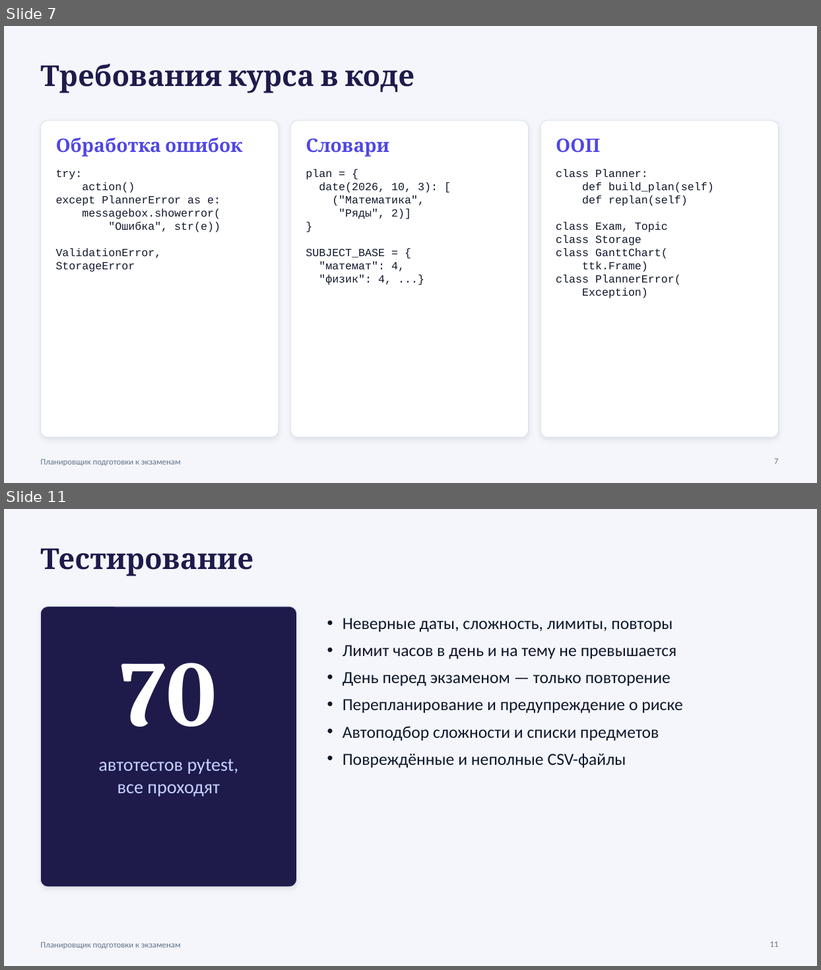
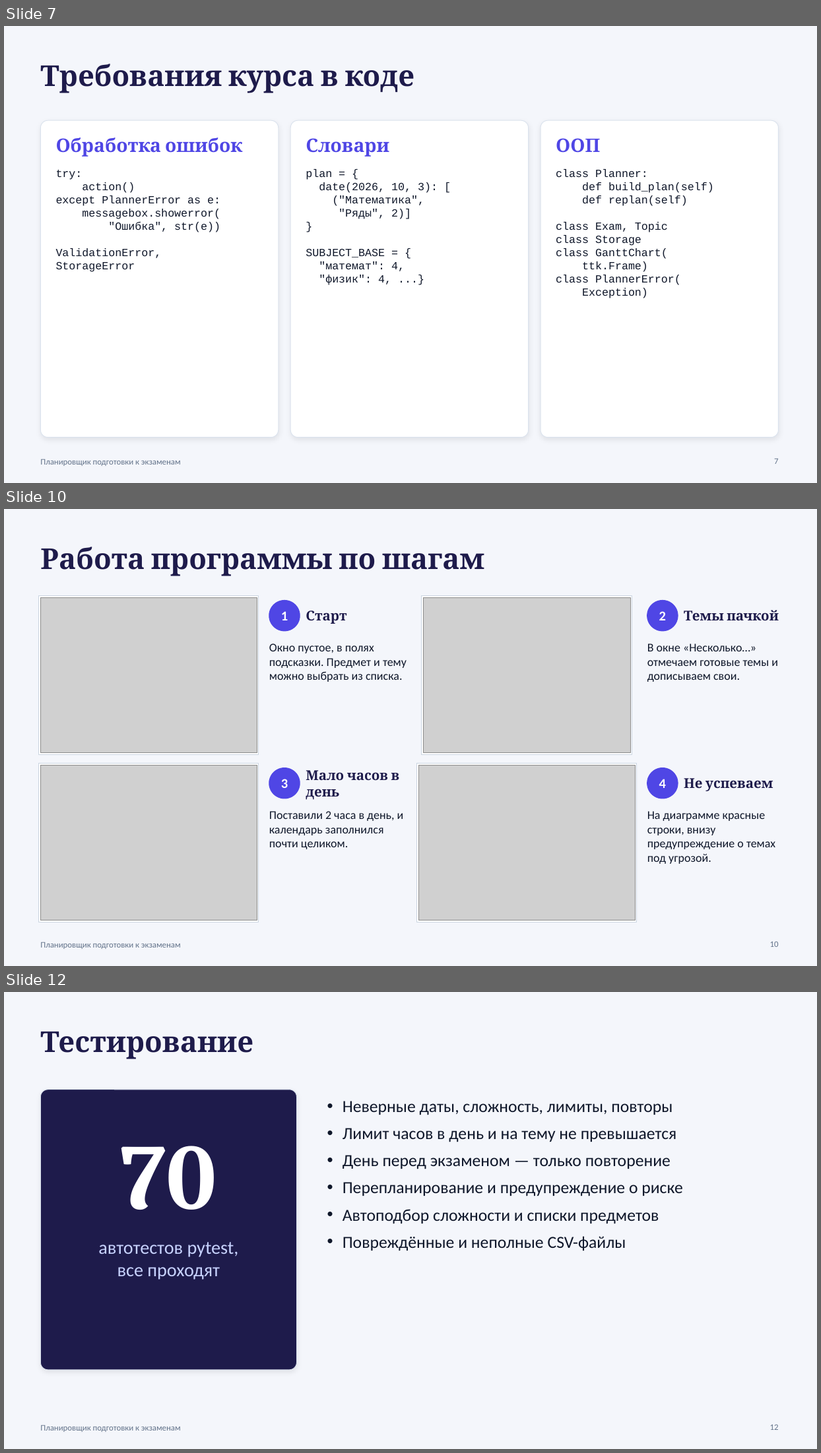
Before and after one commit to leywinkw/exam-planner, a slide deck: docs/Презентация_Планировщик_экзаменов.pptx. Shown one above the other, each under a label of ours: slides 7 and 11 before the commit, slides 7, 10 and 12 after it; the slides between them are not shown. The pictures are 821x970 and 821x1453 pixels, drawn with LibreOffice and Linux fonts; fonts in the diff are those of the drawing; grey boxes stand for pictures. Boxes give left, top, right and bottom in pixels: in the first picture for what was removed or moved away, otherwise in the second. Text is boxed around its words. In the diff, an @@ line names an element or a change of style, - is before the commit and + after.

```diff
--- a/docs/Презентация_Планировщик_экзаменов.pptx
+++ b/docs/Презентация_Планировщик_экзаменов.pptx
@@ slide 10 added at (4,509,817,966), background #F4F6FB; not listed: 1 template element that a slide beside it also shows @@
@@ text added at (40,547,484,576), 34 pt, text #1E1B4B, bold @@
+Работа программы по шагам
@@ rectangle added at (39,595,258,755), fill #FFFFFF, outline #CBD5E1 0.75 pt @@
@@ picture added at (40,597,257,753) @@
@@ ellipse added at (269,601,300,631), fill #4F46E5, outline #4F46E5 1 pt @@
@@ rectangle added at (422,595,633,755), fill #FFFFFF, outline #CBD5E1 0.75 pt @@
@@ picture added at (424,597,631,753) @@
@@ ellipse added at (648,601,678,631), fill #4F46E5, outline #4F46E5 1 pt @@
@@ text added at (281,611,288,621), 16 pt, text #FFFFFF, bold @@
+1
@@ text added at (306,611,347,624), 16 pt, text #1E1B4B, bold @@
+Старт
@@ text added at (659,611,666,621), 16 pt, text #FFFFFF, bold @@
+2
@@ text added at (684,610,779,621), 16 pt, text #1E1B4B, bold @@
+Темы пачкой
@@ text added at (269,644,407,682), 14 pt, text #0F172A @@
+Окно пустое, в полях подсказки. Предмет и тему можно выбрать из списка.
@@ text added at (648,644,778,682), 14 pt, text #0F172A @@
+В окне «Несколько…» отмечаем готовые темы и дописываем свои.
@@ rectangle added at (39,763,258,923), fill #FFFFFF, outline #CBD5E1 0.75 pt @@
@@ picture added at (40,765,257,921) @@
@@ rectangle added at (417,763,636,923), fill #FFFFFF, outline #CBD5E1 0.75 pt @@
@@ picture added at (418,765,635,921) @@
@@ ellipse added at (269,768,300,799), fill #4F46E5, outline #4F46E5 1 pt @@
@@ text added at (281,779,288,788), 16 pt, text #FFFFFF, bold @@
+3
@@ text added at (306,770,400,800), 16 pt, text #1E1B4B, bold @@
+Мало часов в день
@@ ellipse added at (648,768,678,799), fill #4F46E5, outline #4F46E5 1 pt @@
@@ text added at (659,779,666,788), 16 pt, text #FFFFFF, bold @@
+4
@@ text added at (684,778,773,791), 16 pt, text #1E1B4B, bold @@
+Не успеваем
@@ text added at (269,811,404,850), 14 pt, text #0F172A @@
+Поставили 2 часа в день, и календарь заполнился почти целиком.
@@ text added at (648,811,776,864), 14 pt, text #0F172A @@
+На диаграмме красные строки, внизу предупреждение о темах под угрозой.
@@ page number added at (770,942,779,947), 10 pt, text #64748B @@
+10
@@ what was slide 11 is now slide 12 @@
@@ page number at (770,1424,779,1430): text changed @@
-11
+12
```
Also in this commit, not shown: 4 slides changed, 20 other files.
